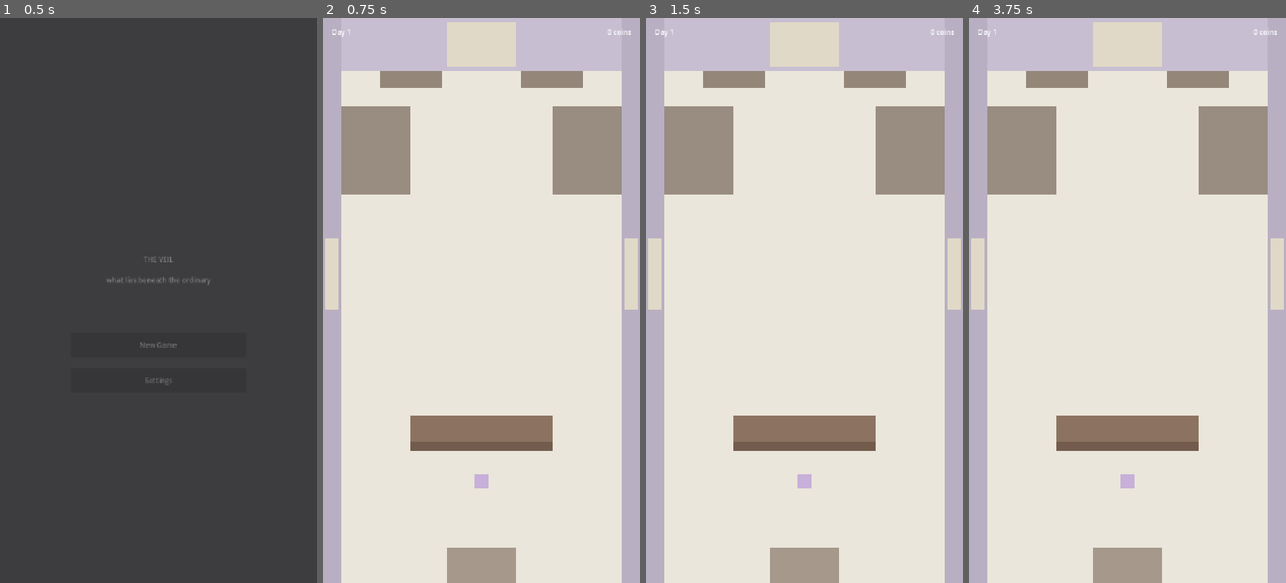
Above: before the commit, frames 1-4 (left to right).
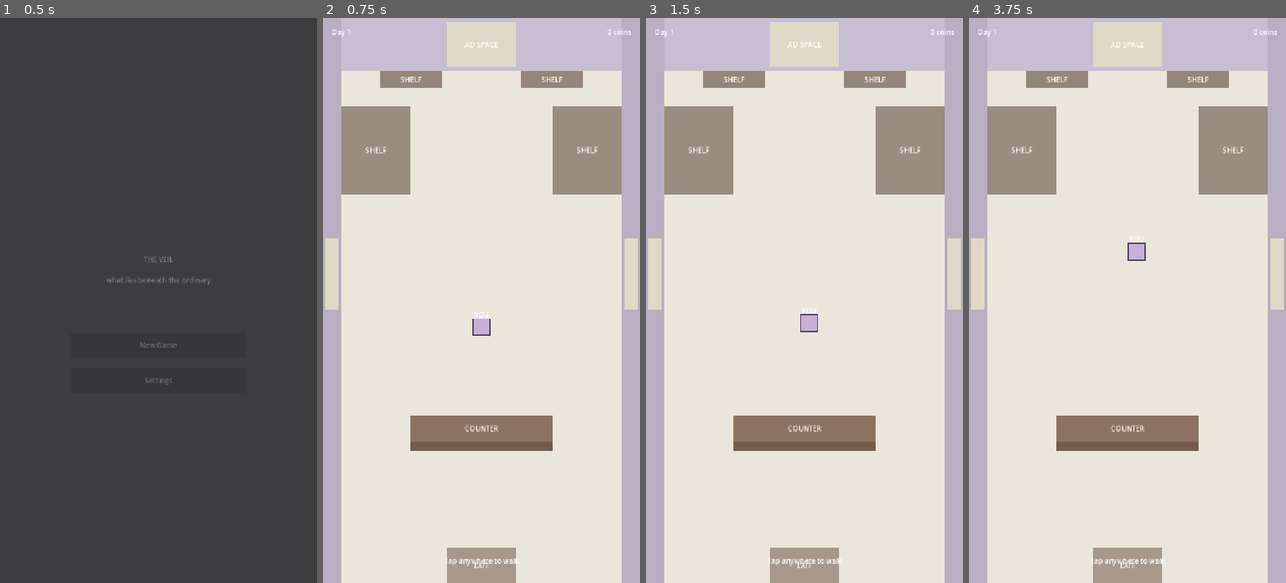
Above: after the commit, the same moments.

Repository: nkongecraig-max/theveil
Game: Godot game, scene res://scenes/main/main_menu.tscn
The game is run twice, just before and just after one commit, with the same random seed, the same clock (stepped at 60 frames per second) and the same inputs.
Inputs (mouse positions are in pixels of both pictures, inside the frame that each line leads up to):
- Up to frame 1 (0.5 s): no input
- Up to frame 2 (0.75 s): click "New Game" at 0.5 s
- Up to frame 3 (1.5 s): tap Enter at 1.25 s; move the mouse to (874, 272) at 1.27 s; click (874, 272) at 1.42 s
- Up to frame 4 (3.75 s): tap Enter at 2, 2.75, 3.5 s; move the mouse to (1064, 328) at 2.02 s; click (1064, 328) at 2.17 s; move the mouse to (1159, 176) at 2.77 s; click (1159, 176) at 2.92 s; move the mouse to (1111, 413) at 3.52 s; click (1111, 413) at 3.67 s

Frame 1 is identical in both runs. In frame 2, 0.7% of the frame differs, in the area x 13-87%, y 4-98%; in frame 3, 0.8%; in frame 4, 0.8%.

Commit message:
fix: Player movement now works, added labels to all shop elements
Changed _unhandled_input to _input so clicks aren't eaten by ColorRects.
Added mouse_filter=IGNORE to all ColorRects. Added text labels (YOU,
SHELF, COUNTER, AD SPACE, EXIT) so the shop layout is readable.
Player starts center-shop. Added tap hint in HUD.

Co-Authored-By: Claude Opus 4.6 <noreply@anthropic.com>

Diff:
--- a/scenes/shop/shop.tscn
+++ b/scenes/shop/shop.tscn
@@ -11,6 +11,7 @@
 offset_top = 0.0
 offset_right = 720.0
 offset_bottom = 1280.0
+mouse_filter = 2
 color = Color(0.92, 0.9, 0.86, 1)
 
 [node name="WallBack" type="ColorRect" parent="."]
@@ -18,6 +19,7 @@
 offset_top = 0.0
 offset_right = 720.0
 offset_bottom = 120.0
+mouse_filter = 2
 color = Color(0.78, 0.75, 0.82, 1)
 
 [node name="WallLeft" type="ColorRect" parent="."]
@@ -25,6 +27,7 @@
 offset_top = 0.0
 offset_right = 40.0
 offset_bottom = 1280.0
+mouse_filter = 2
 color = Color(0.72, 0.69, 0.76, 1)
 
 [node name="WallRight" type="ColorRect" parent="."]
@@ -32,6 +35,7 @@
 offset_top = 0.0
 offset_right = 720.0
 offset_bottom = 1280.0
+mouse_filter = 2
 color = Color(0.72, 0.69, 0.76, 1)
 
 [node name="Counter" type="ColorRect" parent="."]
@@ -39,52 +43,88 @@
 offset_top = 900.0
 offset_right = 520.0
 offset_bottom = 960.0
+mouse_filter = 2
 color = Color(0.55, 0.45, 0.38, 1)
+
+[node name="CounterLabel" type="Label" parent="."]
+offset_left = 200.0
+offset_top = 912.0
+offset_right = 520.0
+offset_bottom = 948.0
+mouse_filter = 2
+text = "COUNTER"
+horizontal_alignment = 1
+vertical_alignment = 1
 
 [node name="CounterFront" type="ColorRect" parent="."]
 offset_left = 200.0
 offset_top = 960.0
 offset_right = 520.0
 offset_bottom = 980.0
+mouse_filter = 2
 color = Color(0.45, 0.36, 0.3, 1)
 
 [node name="ShelfLeft" type="StaticBody2D" parent="."]
 position = Vector2(120, 300)
+
+[node name="ShelfLeftOutline" type="ColorRect" parent="ShelfLeft"]
+offset_left = -82.0
+offset_top = -102.0
+offset_right = 82.0
+offset_bottom = 102.0
+mouse_filter = 2
+color = Color(0.35, 0.32, 0.3, 1)
+z_index = -1
 
 [node name="ShelfLeftVisual" type="ColorRect" parent="ShelfLeft"]
 offset_left = -80.0
 offset_top = -100.0
 offset_right = 80.0
 offset_bottom = 100.0
+mouse_filter = 2
 color = Color(0.6, 0.55, 0.5, 1)
 
-[node name="ShelfLeftOutline" type="ColorRect" parent="ShelfLeft"]
+[node name="ShelfLeftLabel" type="Label" parent="ShelfLeft"]
+offset_left = -80.0
+offset_top = -20.0
+offset_right = 80.0
+offset_bottom = 20.0
+mouse_filter = 2
+text = "SHELF"
+horizontal_alignment = 1
+vertical_alignment = 1
+
+[node name="CollisionShape2D" type="CollisionShape2D" parent="ShelfLeft"]
+
+[node name="ShelfRight" type="StaticBody2D" parent="."]
+position = Vector2(600, 300)
+
+[node name="ShelfRightOutline" type="ColorRect" parent="ShelfRight"]
 offset_left = -82.0
 offset_top = -102.0
 offset_right = 82.0
 offset_bottom = 102.0
+mouse_filter = 2
 color = Color(0.35, 0.32, 0.3, 1)
 z_index = -1
-
-[node name="CollisionShape2D" type="CollisionShape2D" parent="ShelfLeft"]
-
-[node name="ShelfRight" type="StaticBody2D" parent="."]
-position = Vector2(600, 300)
 
 [node name="ShelfRightVisual" type="ColorRect" parent="ShelfRight"]
 offset_left = -80.0
 offset_top = -100.0
 offset_right = 80.0
 offset_bottom = 100.0
+mouse_filter = 2
 color = Color(0.6, 0.55, 0.5, 1)
 
-[node name="ShelfRightOutline" type="ColorRect" parent="ShelfRight"]
-offset_left = -82.0
-offset_top = -102.0
-offset_right = 82.0
-offset_bottom = 102.0
-color = Color(0.35, 0.32, 0.3, 1)
-z_index = -1
+[node name="ShelfRightLabel" type="Label" parent="ShelfRight"]
+offset_left = -80.0
+offset_top = -20.0
+offset_right = 80.0
+offset_bottom = 20.0
+mouse_filter = 2
+text = "SHELF"
+horizontal_alignment = 1
+vertical_alignment = 1
 
 [node name="CollisionShape2D" type="CollisionShape2D" parent="ShelfRight"]
 
@@ -96,7 +136,18 @@
 offset_top = -20.0
 offset_right = 70.0
 offset_bottom = 20.0
+mouse_filter = 2
 color = Color(0.58, 0.53, 0.48, 1)
+
+[node name="Label" type="Label" parent="ShelfBackLeft"]
+offset_left = -70.0
+offset_top = -14.0
+offset_right = 70.0
+offset_bottom = 14.0
+mouse_filter = 2
+text = "SHELF"
+horizontal_alignment = 1
+vertical_alignment = 1
 
 [node name="CollisionShape2D" type="CollisionShape2D" parent="ShelfBackLeft"]
 
@@ -108,32 +159,56 @@
 offset_top = -20.0
 offset_right = 70.0
 offset_bottom = 20.0
+mouse_filter = 2
 color = Color(0.58, 0.53, 0.48, 1)
 
+[node name="Label" type="Label" parent="ShelfBackRight"]
+offset_left = -70.0
+offset_top = -14.0
+offset_right = 70.0
+offset_bottom = 14.0
+mouse_filter = 2
+text = "SHELF"
+horizontal_alignment = 1
+vertical_alignment = 1
+
 [node name="CollisionShape2D" type="CollisionShape2D" parent="ShelfBackRight"]
+
+[node name="AdBillboardBorder" type="ColorRect" parent="."]
+offset_left = 278.0
+offset_top = 8.0
+offset_right = 442.0
+offset_bottom = 112.0
+mouse_filter = 2
+color = Color(0.4, 0.38, 0.42, 1)
+z_index = -1
 
 [node name="AdBillboard" type="ColorRect" parent="."]
 offset_left = 280.0
 offset_top = 10.0
 offset_right = 440.0
 offset_bottom = 110.0
+mouse_filter = 2
 color = Color(0.88, 0.85, 0.78, 1)
 metadata/surface_id = "shop_billboard_01"
 metadata/surface_type = 0
 
-[node name="AdBillboardBorder" type="ColorRect" parent="."]
-offset_left = 278.0
-offset_top = 8.0
-offset_right = 442.0
-offset_bottom = 112.0
-color = Color(0.4, 0.38, 0.42, 1)
-z_index = -1
+[node name="AdBillboardLabel" type="Label" parent="."]
+offset_left = 280.0
+offset_top = 40.0
+offset_right = 440.0
+offset_bottom = 80.0
+mouse_filter = 2
+text = "AD SPACE"
+horizontal_alignment = 1
+vertical_alignment = 1
 
 [node name="AdPosterLeft" type="ColorRect" parent="."]
 offset_left = 4.0
 offset_top = 500.0
 offset_right = 36.0
 offset_bottom = 660.0
+mouse_filter = 2
 color = Color(0.88, 0.85, 0.78, 1)
 metadata/surface_id = "shop_poster_left"
 metadata/surface_type = 4
@@ -143,6 +218,7 @@
 offset_top = 500.0
 offset_right = 716.0
 offset_bottom = 660.0
+mouse_filter = 2
 color = Color(0.88, 0.85, 0.78, 1)
 metadata/surface_id = "shop_poster_right"
 metadata/surface_type = 4
@@ -152,28 +228,49 @@
 offset_top = 1200.0
 offset_right = 440.0
 offset_bottom = 1280.0
+mouse_filter = 2
 color = Color(0.65, 0.6, 0.55, 1)
 
+[node name="DoorLabel" type="Label" parent="."]
+offset_left = 280.0
+offset_top = 1220.0
+offset_right = 440.0
+offset_bottom = 1260.0
+mouse_filter = 2
+text = "EXIT"
+horizontal_alignment = 1
+vertical_alignment = 1
+
 [node name="Player" type="CharacterBody2D" parent="."]
-position = Vector2(360, 1050)
+position = Vector2(360, 700)
+z_index = 10
 script = ExtResource("2")
 
-[node name="Sprite2D" type="Sprite2D" parent="Player"]
+[node name="PlayerOutline" type="ColorRect" parent="Player"]
+offset_left = -20.0
+offset_top = -20.0
+offset_right = 20.0
+offset_bottom = 20.0
+mouse_filter = 2
+color = Color(0.3, 0.25, 0.35, 1)
 
 [node name="PlayerVisual" type="ColorRect" parent="Player"]
-offset_left = -16.0
-offset_top = -16.0
-offset_right = 16.0
-offset_bottom = 16.0
-color = Color(0.78, 0.69, 0.85, 1)
-
-[node name="PlayerOutline" type="ColorRect" parent="Player"]
 offset_left = -18.0
 offset_top = -18.0
 offset_right = 18.0
 offset_bottom = 18.0
-color = Color(0.3, 0.25, 0.35, 1)
-z_index = -1
+mouse_filter = 2
+color = Color(0.78, 0.69, 0.85, 1)
+
+[node name="PlayerLabel" type="Label" parent="Player"]
+offset_left = -30.0
+offset_top = -40.0
+offset_right = 30.0
+offset_bottom = -20.0
+mouse_filter = 2
+text = "YOU"
+horizontal_alignment = 1
+vertical_alignment = 1
 
 [node name="CollisionShape2D" type="CollisionShape2D" parent="Player"]
 
@@ -204,3 +301,12 @@
 offset_bottom = 50.0
 text = "0 coins"
 horizontal_alignment = 2
+
+[node name="TapHint" type="Label" parent="UI"]
+offset_left = 160.0
+offset_top = 1200.0
+offset_right = 560.0
+offset_bottom = 1260.0
+text = "Tap anywhere to walk"
+horizontal_alignment = 1
+vertical_alignment = 1
--- a/scripts/player/player.gd
+++ b/scripts/player/player.gd
@@ -8,18 +8,15 @@
 var target_position: Vector2 = Vector2.ZERO
 var is_moving: bool = false
 
-@onready var sprite: Sprite2D = $Sprite2D
-
 func _ready() -> void:
 	target_position = global_position
 
-func _unhandled_input(event: InputEvent) -> void:
+func _input(event: InputEvent) -> void:
 	if event is InputEventScreenTouch and event.pressed:
-		target_position = get_global_mouse_position()
+		target_position = get_canvas_transform().affine_inverse() * Vector2(event.position)
 		is_moving = true
 	elif event is InputEventMouseButton and event.pressed and event.button_index == MOUSE_BUTTON_LEFT:
-		# Desktop fallback for testing
-		target_position = get_global_mouse_position()
+		target_position = get_canvas_transform().affine_inverse() * Vector2(event.position)
 		is_moving = true
 
 func _physics_process(_delta: float) -> void:
